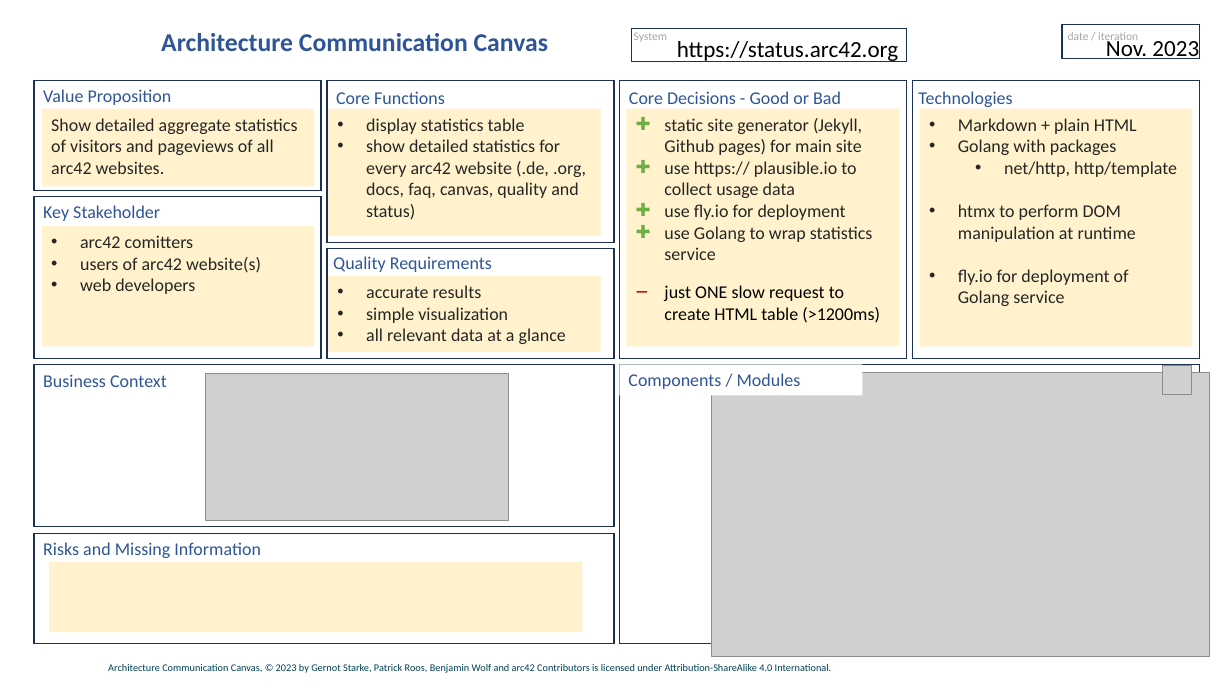
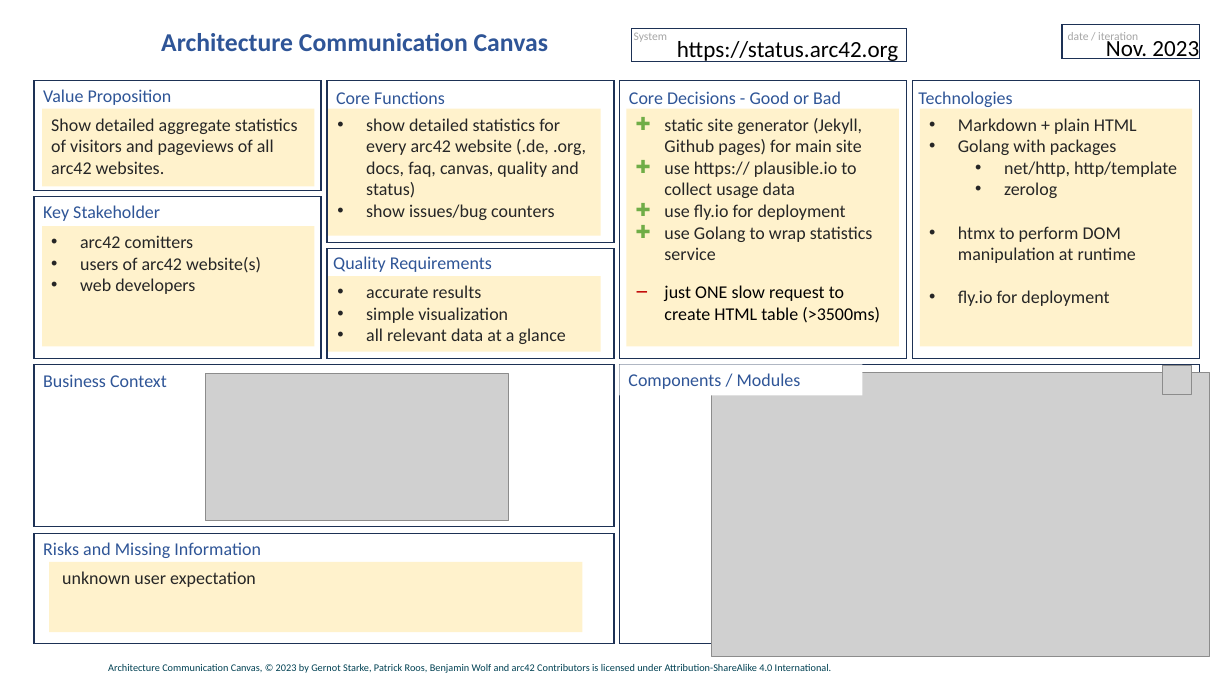
Before and after one commit to arc42/status.arc42.org-site, a slide deck: slide 1 of docs/canvas-status-arc42-org.pptx. Drawn at 1232x693 pixels with LibreOffice and Linux fonts; fonts in the diff are those of the drawing; grey boxes stand for pictures; background and template pictures are left out. Boxes give left, top, right and bottom in pixels: in the first picture for what was removed or moved away, otherwise in the second. Text is boxed around its words. In the diff, an @@ line names an element or a change of style, - is before the commit and + after.

```diff
--- a/docs/canvas-status-arc42-org.pptx
+++ b/docs/canvas-status-arc42-org.pptx
@@ text in rectangle at (x1=366, y1=118, x2=525, y2=134): paragraph removed @@
-• display statistics table
@@ text in rectangle at (x1=366, y1=204, x2=554, y2=220): paragraph added @@
+• show issues/bug counters
@@ text in rectangle at (x1=1004, y1=182, x2=1057, y2=198): paragraph added @@
+  • zerolog
@@ text at (x1=664, y1=285, x2=880, y2=323): text changed @@
-− just ONE slow request to create HTML table (>1200ms)
+− just ONE slow request to create HTML table (>3500ms)
@@ text in rectangle at (x1=958, y1=290, x2=1109, y2=306): text changed @@
-• fly.io for deployment of Golang service
+• fly.io for deployment
@@ text in rectangle at (x1=62, y1=571, x2=256, y2=587): text added @@
+unknown user expectation
```
Also in this commit, not shown: 50 other files.
